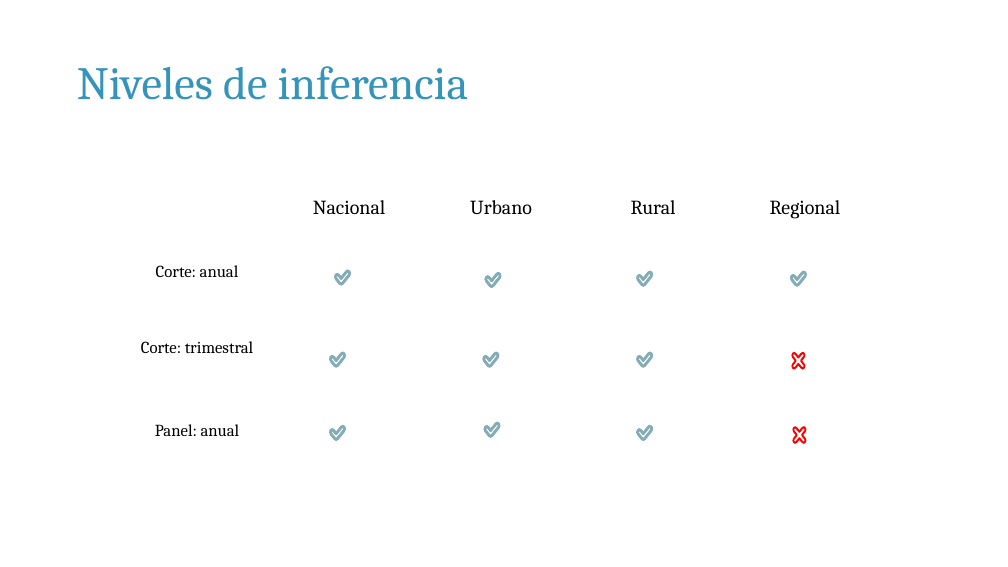
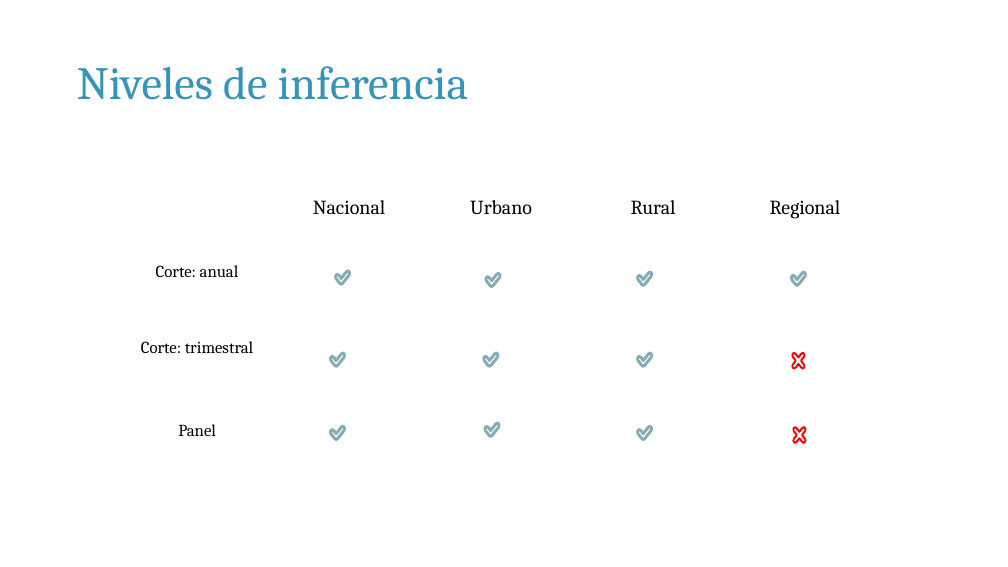
Before and after one commit to rmcondor/Theories-of-Distribution-and-Inequality-Course, a slide deck: slide 14 of Lecture 1/Notas de clase 01.pptx. Drawn at 1008x567 pixels with LibreOffice and Linux fonts; fonts in the diff are those of the drawing. Boxes give left, top, right and bottom in pixels: in the first picture for what was removed or moved away, otherwise in the second. Text is boxed around its words. In the diff, an @@ line names an element or a change of style, - is before the commit and + after.

Commit message:
slides modified

```diff
--- a/Lecture 1/Notas de clase 01.pptx
+++ b/Lecture 1/Notas de clase 01.pptx
@@ table at [121,187,881,488] @@
-row 4, column 1: Panel: anual
+row 4, column 1: Panel
```
